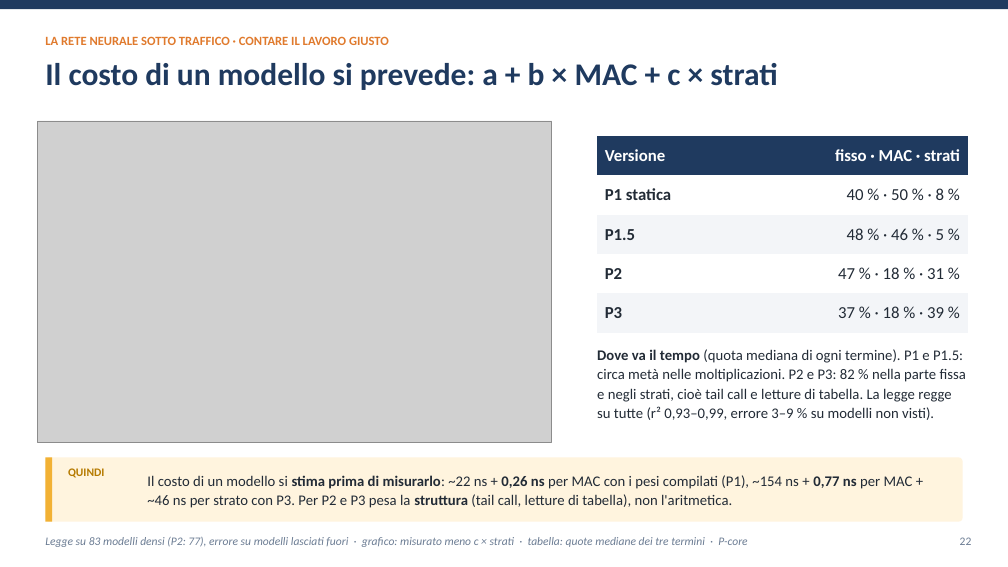
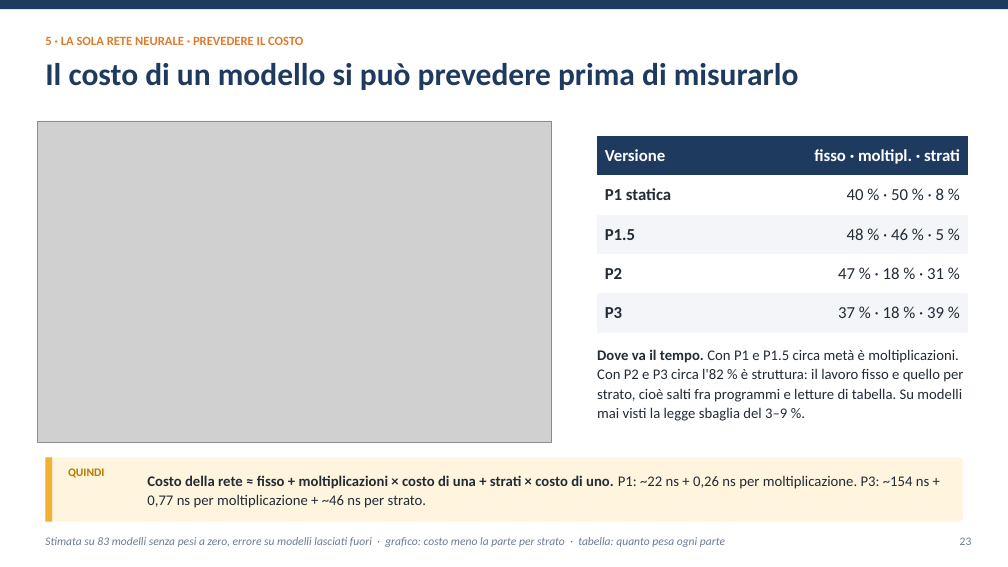
Before and after one commit to ettore-cantile/ipa_lab, a slide deck: slide 23 of docs/Inferenza di una rete neurale nel kernel Linux con eBPF XDP.pptx (slide 22 before the commit). Drawn at 1008x567 pixels with LibreOffice and Linux fonts; fonts in the diff are those of the drawing; grey boxes stand for pictures. Boxes give left, top, right and bottom in pixels: in the first picture for what was removed or moved away, otherwise in the second. Text is boxed around its words. In the diff, an @@ line names an element or a change of style, - is before the commit and + after.

```diff
--- a/docs/Inferenza di una rete neurale nel kernel Linux con eBPF XDP.pptx
+++ b/docs/Inferenza di una rete neurale nel kernel Linux con eBPF XDP.pptx
@@ text at [45,36,303,45]: text changed @@
-LA RETE NEURALE SOTTO TRAFFICO · CONTARE IL LAVORO GIUSTO
+5 · LA SOLA RETE NEURALE · PREVEDERE IL COSTO
@@ text at [45,63,799,90]: text changed @@
-Il costo di un modello si prevede: a + b × MAC + c × strati
+Il costo di un modello si può prevedere prima di misurarlo
@@ table at [597,136,968,333] @@
-row 1, column 2: fisso · MAC · strati
+row 1, column 2: fisso · moltipl. · strati
@@ text at [597,349,963,421]: text changed @@
-Dove va il tempo (quota mediana di ogni termine). P1 e P1.5: circa metà nelle moltiplicazioni. P2 e P3: 82 % nella parte fissa e negli strati, cioè tail call e letture di tabella. La legge regge su tutte (r² 0,93–0,99, errore 3–9 % su modelli non visti).
+Dove va il tempo. Con P1 e P1.5 circa metà è moltiplicazioni. Con P2 e P3 circa l'82 % è struttura: il lavoro fisso e quello per strato, cioè salti fra programmi e letture di tabella. Su modelli mai visti la legge sbaglia del 3–9 %.
@@ text at [147,475,929,508]: text changed @@
-Il costo di un modello si stima prima di misurarlo: ~22 ns + 0,26 ns per MAC con i pesi compilati (P1), ~154 ns + 0,77 ns per MAC + ~46 ns per strato con P3. Per P2 e P3 pesa la struttura (tail call, letture di tabella), non l'aritmetica.
+Costo della rete ≈ fisso + moltiplicazioni × costo di una + strati × costo di uno. P1: ~22 ns + 0,26 ns per moltiplicazione. P3: ~154 ns + 0,77 ns per moltiplicazione + ~46 ns per strato.
@@ text at [45,537,725,547]: text changed @@
-Legge su 83 modelli densi (P2: 77), errore su modelli lasciati fuori · grafico: misurato meno c × strati · tabella: quote mediane dei tre termini · P-core
+Stimata su 83 modelli senza pesi a zero, errore su modelli lasciati fuori · grafico: costo meno la parte per strato · tabella: quanto pesa ogni parte
```
Also in this commit, not shown: 22 other slides changed, 1 slide added, 5 other files.
